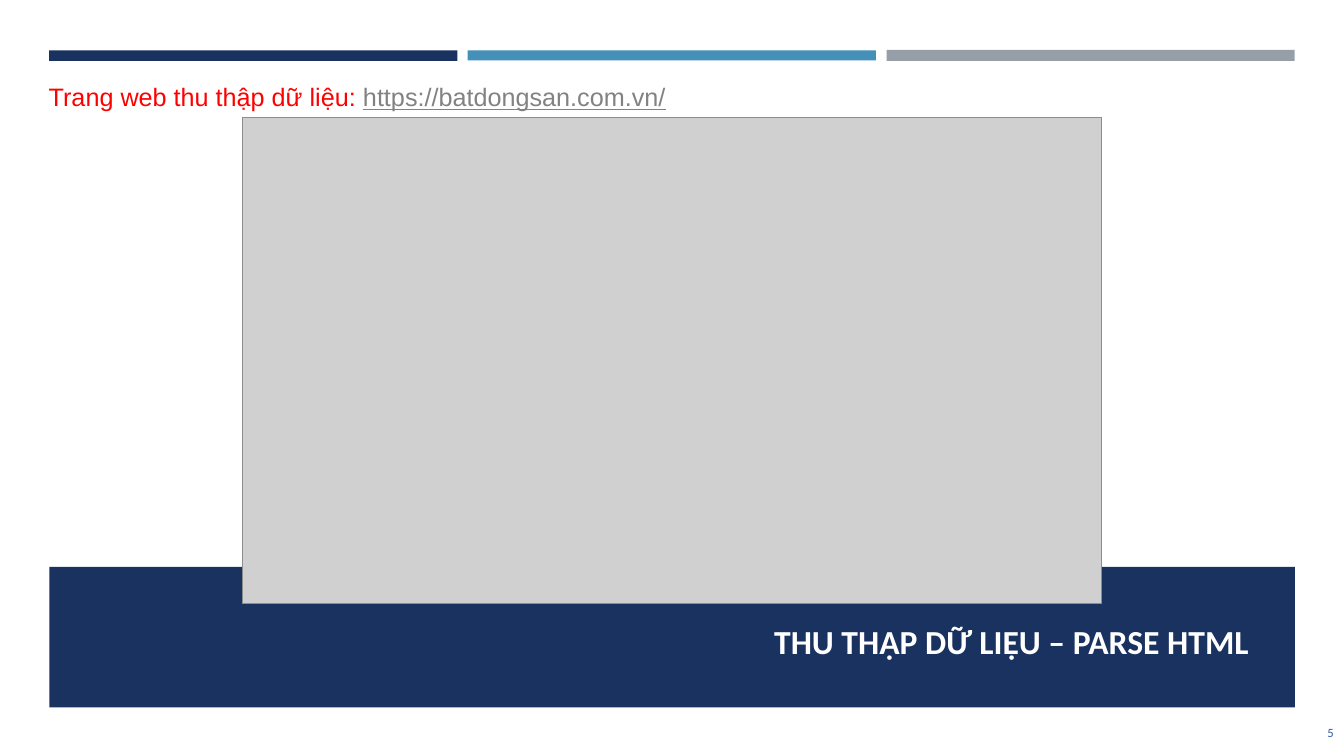
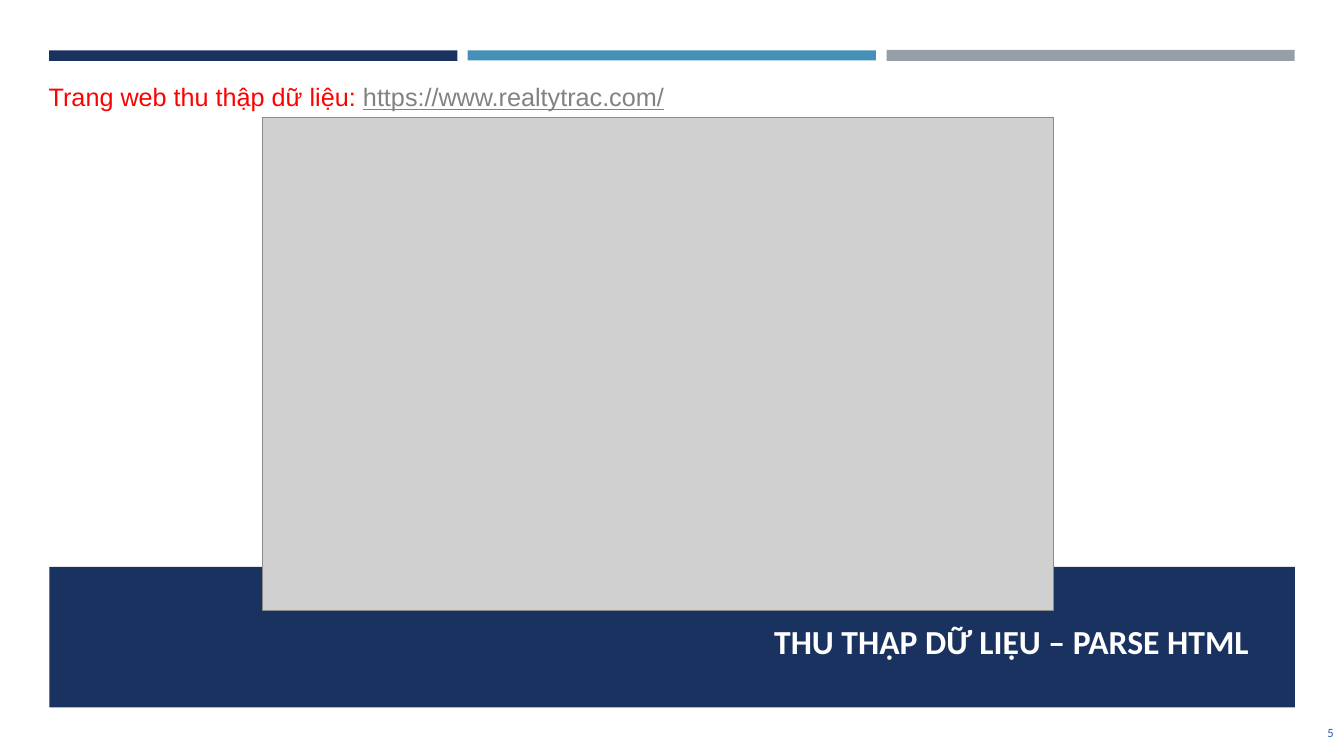
Before and after one commit to dpnam/DS-Final-Project, a slide deck: slide 5 of report-slide/BaoCaoLan01_DS.pptx. Drawn at 1344x756 pixels with LibreOffice and Linux fonts; fonts in the diff are those of the drawing; grey boxes stand for pictures. Boxes give left, top, right and bottom in pixels: in the first picture for what was removed or moved away, otherwise in the second. Text is boxed around its words. In the diff, an @@ line names an element or a change of style, - is before the commit and + after.

```diff
--- a/report-slide/BaoCaoLan01_DS.pptx
+++ b/report-slide/BaoCaoLan01_DS.pptx
@@ text at (49,87,664,112): text changed @@
-Trang web thu thập dữ liệu: https://batdongsan.com.vn/
+Trang web thu thập dữ liệu: https://www.realtytrac.com/
@@ picture: place and size @@
-picture at (243,117,1102,603)
+picture at (262,117,1054,610)
```
Also in this commit, not shown: 6 other slides changed, 2 slides added, 23 other files.
